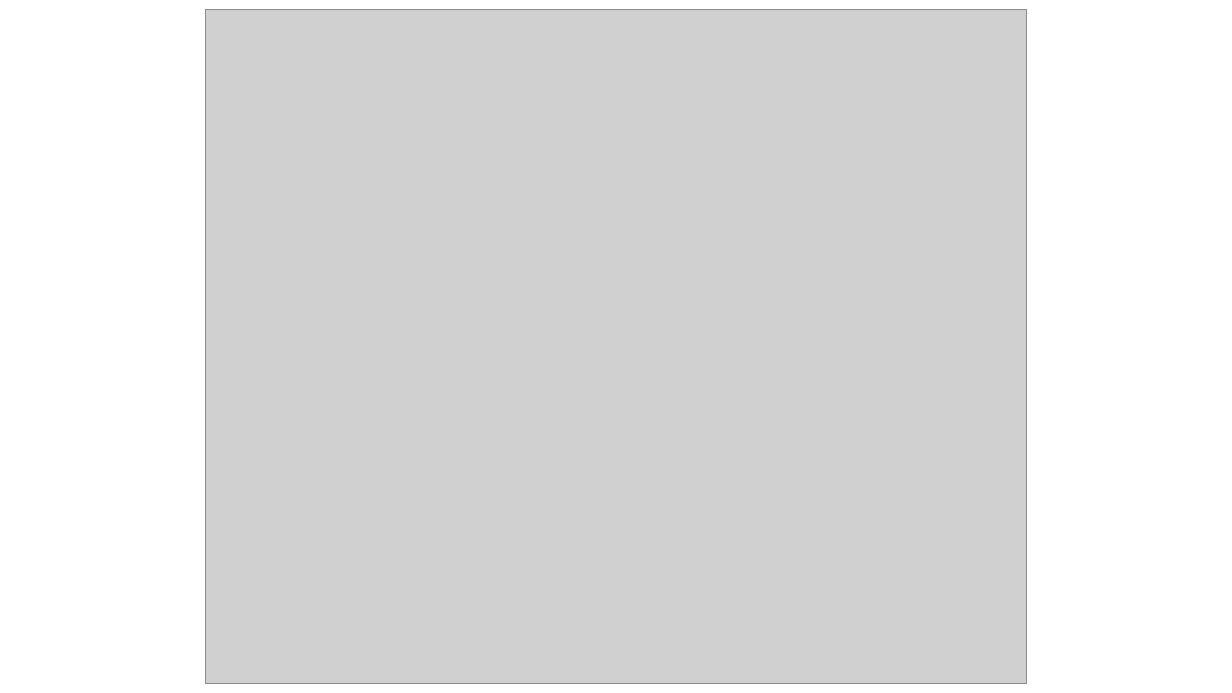
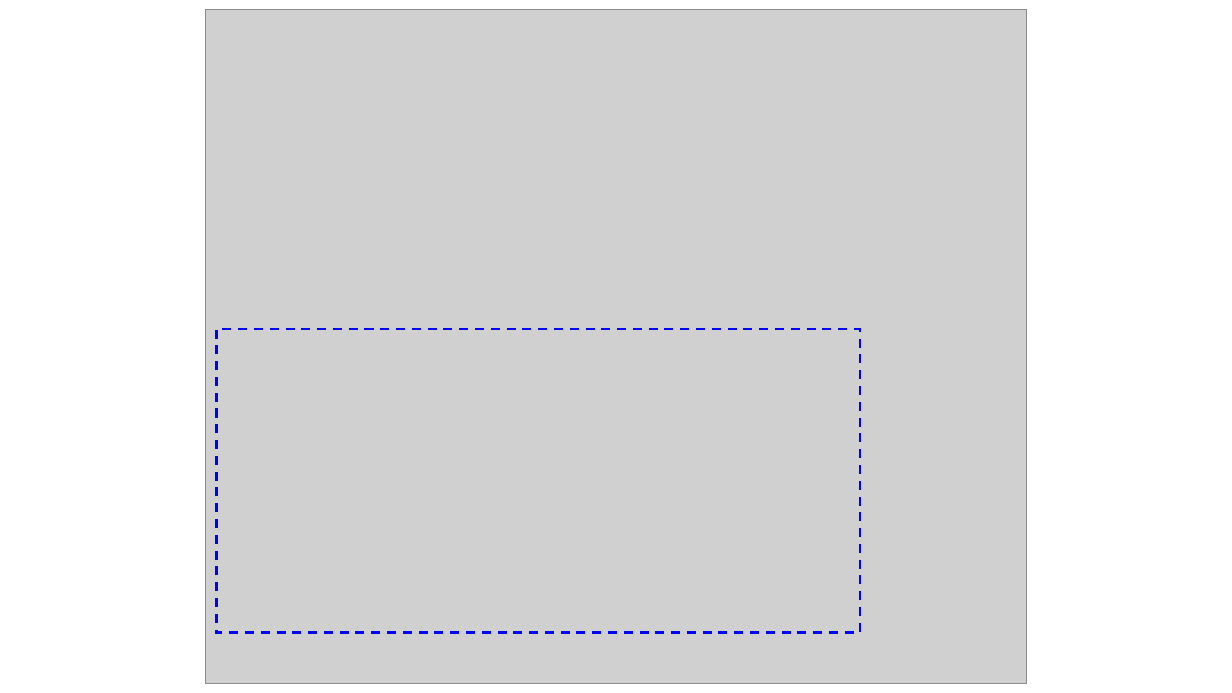
Before and after one commit to hnanmal/hnanmal_tistory, a slide deck: slide 25 of 20221109_다이나모에서 딕셔너리 활용하여 코드 복잡도 완화하기/documentum/블로그용.pptx (slide 29 before the commit). Drawn at 1232x693 pixels with LibreOffice and Linux fonts; fonts in the diff are those of the drawing; grey boxes stand for pictures. Boxes give left, top, right and bottom in pixels: in the first picture for what was removed or moved away, otherwise in the second. Text is boxed around its words. In the diff, an @@ line names an element or a change of style, - is before the commit and + after.

```diff
--- a/20221109_다이나모에서 딕셔너리 활용하여 코드 복잡도 완화하기/documentum/블로그용.pptx
+++ b/20221109_다이나모에서 딕셔너리 활용하여 코드 복잡도 완화하기/documentum/블로그용.pptx
@@ rectangle added at [216,329,860,633], outline #0000FF 1.75 pt dashed @@
```
Also in this commit, not shown: 1 other slide changed.
